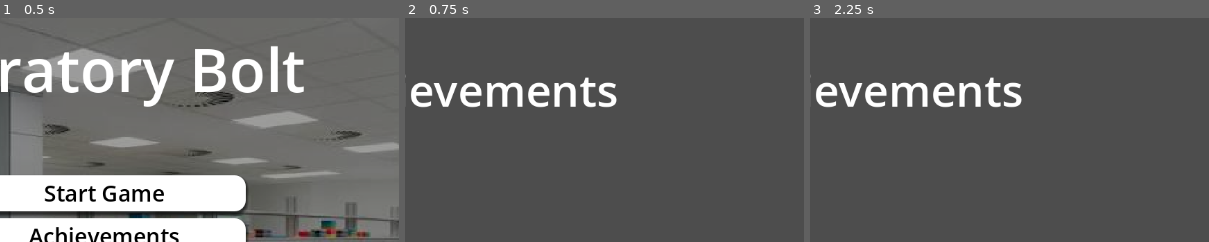
Above: before the commit, frames 1-3 (left to right).
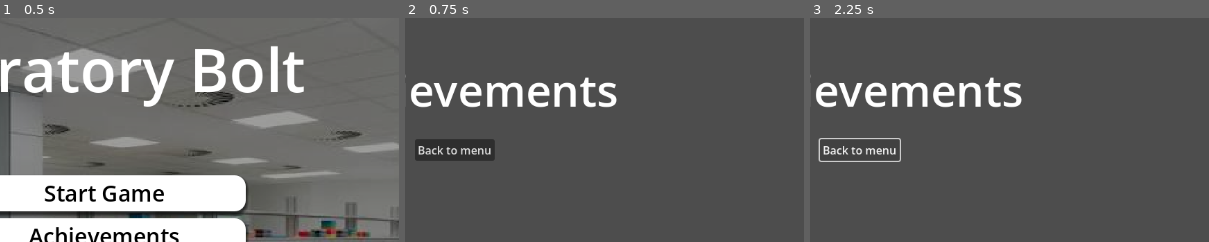
Above: after the commit, the same moments.

Repository: jackrichards-hub/ASSESSMENT
Game: Godot game, scene res://Scenes/menu.tscn
The game is run twice, just before and just after one commit, with the same random seed, the same clock (stepped at 60 frames per second) and the same inputs.
Inputs (mouse positions are % of the whole screen's width and height, from its top left):
- Up to frame 1 (0.5 s): no input
- Up to frame 2 (0.75 s): click "Achievements" at 0.5 s
- Up to frame 3 (2.25 s): click (45, 29) at 1.25 s, where only the run after the commit has a clickable "Back to menu"; hold Right (ui_right) from 2.03 s (still down)
The pictures show only the part of the screen within x 38-88%, y 0-50%; the shares and areas given below are measured in that part.

Frame 1 is identical in both runs. In frame 2, 1.8% of the frame differs, in the area x 2-23%, y 54-64%; in frame 3, 0.6%.

Commit message:
settings and achievement scripts

Diff:
--- a/assessment-for-year-12/Scenes/achievements.tscn
+++ b/assessment-for-year-12/Scenes/achievements.tscn
@@ -1,7 +1,10 @@
 [gd_scene format=3 uid="uid://driupamdf7o0j"]
+
+[ext_resource type="Script" uid="uid://y4n7mc3671fj" path="res://Scripts/achievements.gd" id="1_7xtne"]
 
 [node name="Achievements" type="Node2D" unique_id=449601824]
 position = Vector2(0, 2)
+script = ExtResource("1_7xtne")
 
 [node name="Label" type="Label" parent="." unique_id=732970989]
 offset_left = 315.0
@@ -10,3 +13,10 @@
 offset_bottom = 155.0
 theme_override_font_sizes/font_size = 64
 text = "Achievements"
+
+[node name="Button" type="Button" parent="." unique_id=41574659]
+offset_left = 457.0
+offset_top = 173.0
+offset_right = 572.0
+offset_bottom = 204.0
+text = "Back to menu"
--- a/assessment-for-year-12/Scenes/settings.tscn
+++ b/assessment-for-year-12/Scenes/settings.tscn
@@ -1,7 +1,10 @@
 [gd_scene format=3 uid="uid://cu0ab2m56542g"]
+
+[ext_resource type="Script" uid="uid://bp40fpncijla0" path="res://Scripts/settings.gd" id="1_4geyq"]
 
 [node name="Settings" type="Node2D" unique_id=1663672562]
 position = Vector2(594, 272)
+script = ExtResource("1_4geyq")
 
 [node name="Label" type="Label" parent="." unique_id=347945253]
 anchors_preset = 8
@@ -17,3 +20,10 @@
 grow_vertical = 2
 theme_override_font_sizes/font_size = 64
 text = "Settings"
+
+[node name="Button" type="Button" parent="." unique_id=1306290935]
+offset_left = -55.0
+offset_top = 60.0
+offset_right = 60.0
+offset_bottom = 91.0
+text = "Back to menu"
--- /dev/null
+++ b/assessment-for-year-12/Scripts/achievements.gd
@@ -0,0 +1,11 @@
+extends Node2D
+
+
+# Called when the node enters the scene tree for the first time.
+func _ready() -> void:
+	pass # Replace with function body.
+
+
+# Called every frame. 'delta' is the elapsed time since the previous frame.
+func _process(delta: float) -> void:
+	pass
--- /dev/null
+++ b/assessment-for-year-12/Scripts/settings.gd
@@ -0,0 +1,11 @@
+extends Node2D
+
+
+# Called when the node enters the scene tree for the first time.
+func _ready() -> void:
+	pass # Replace with function body.
+
+
+# Called every frame. 'delta' is the elapsed time since the previous frame.
+func _process(delta: float) -> void:
+	pass
Not shown, added: assessment-for-year-12/Scripts/achievements.gd.uid
Not shown, added: assessment-for-year-12/Scripts/settings.gd.uid
